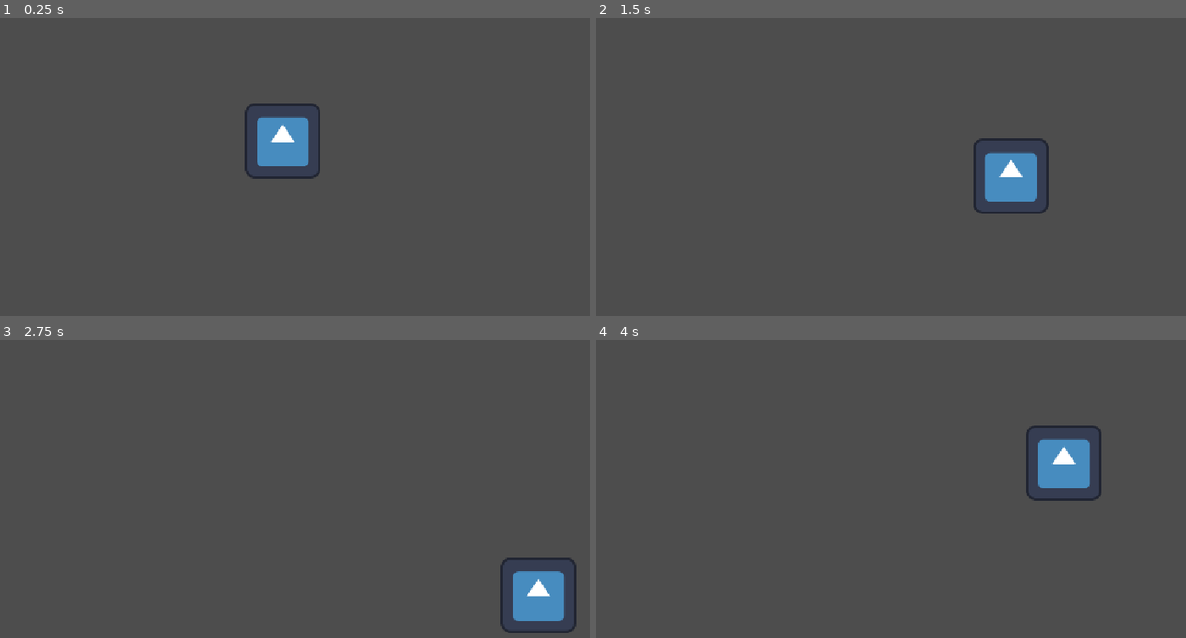
Above: before the commit, frames 1-4 (two rows, left to right).
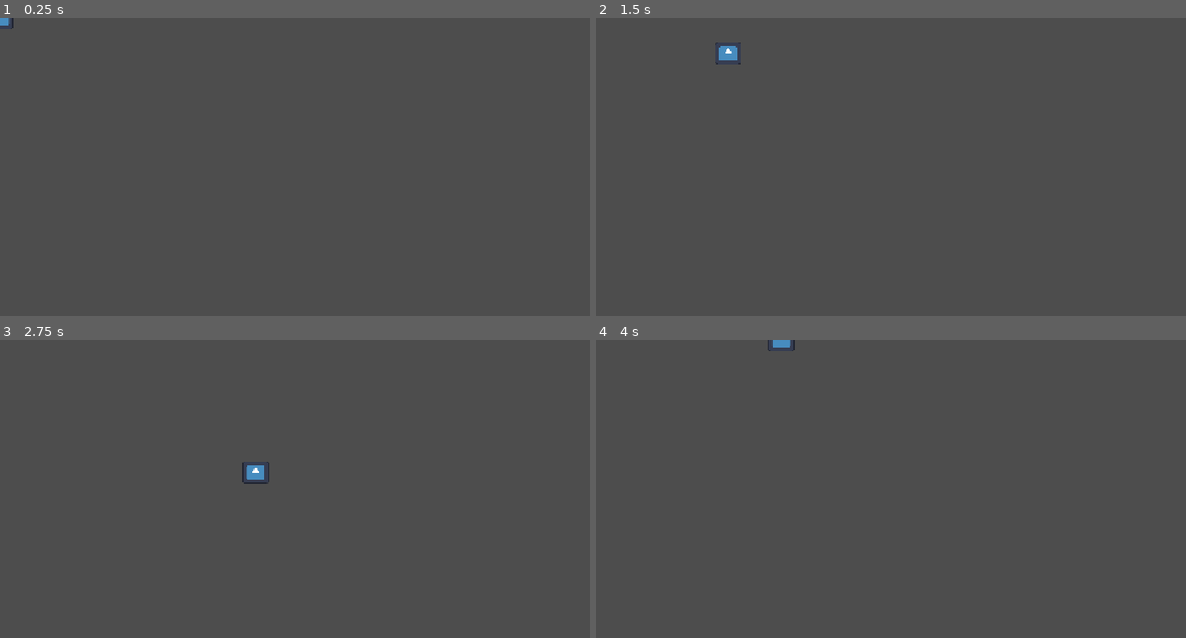
Above: after the commit, the same moments.

Repository: DevLucasOnly/DevLucasOnly-SurviveGD-Prototipo-de-Sobrevivencia-2D
Game: Godot game, scene res://scenes/Player.tscn
Same seed, same stepped clock (60 frames per second), same inputs: the game is played once before the commit and once after it. The engine's default icon, where the game draws it, is replaced by a stand-in: a white triangle on a blue panel in a dark square.
Inputs:
- Up to frame 1 (0.25 s): no input
- Up to frame 2 (1.5 s): tap Enter at 0.5 s; hold D (move_right) 0.53-1.28 s; hold S (move_down) from 1.28 s (still down)
- Up to frame 3 (2.75 s): release S (move_down) at 2.03 s; hold D (move_right) from 2.03 s (still down)
- Up to frame 4 (4 s): release D (move_right) at 2.78 s; hold W (move_up) 2.78-3.53 s; hold A (move_left) from 3.53 s (still down)

The runs differ from the first frame. In frame 1, 1.9% of the frame differs, in the area x 0-55%, y 0-54%; in frame 2, 2.0%; in frame 3, 2.1%, in the area x 41-98%, y 40-99%; in frame 4, 2.0%.

Commit message:
Cria cena World com limites fisicos e instancia o Player

Diff:
--- a/scenes/Player.tscn
+++ b/scenes/Player.tscn
@@ -4,15 +4,14 @@
 [ext_resource type="Script" uid="uid://c7m4o7cacraer" path="res://scripts/player.gd" id="1_i0ldb"]
 
 [sub_resource type="RectangleShape2D" id="RectangleShape2D_snp6e"]
-size = Vector2(124, 125)
+size = Vector2(42, 36.5)
 
 [node name="Player" type="CharacterBody2D" unique_id=1449373304]
 script = ExtResource("1_i0ldb")
 
 [node name="Sprite2D" type="Sprite2D" parent="." unique_id=691460397]
-position = Vector2(481, 209)
+scale = Vector2(0.3515625, 0.296875)
 texture = ExtResource("1_hm63v")
 
 [node name="CollisionShape2D" type="CollisionShape2D" parent="." unique_id=431914994]
-position = Vector2(481, 210)
 shape = SubResource("RectangleShape2D_snp6e")
--- /dev/null
+++ b/scenes/world.tscn
@@ -0,0 +1,45 @@
+[gd_scene format=3 uid="uid://pqc1qi0tj223"]
+
+[ext_resource type="PackedScene" uid="uid://k4l4cem25ra1" path="res://scenes/Player.tscn" id="1_nnsk1"]
+
+[sub_resource type="RectangleShape2D" id="RectangleShape2D_snp6e"]
+size = Vector2(1153, 11)
+
+[sub_resource type="RectangleShape2D" id="RectangleShape2D_b8bbj"]
+size = Vector2(1153.5, 13)
+
+[sub_resource type="RectangleShape2D" id="RectangleShape2D_wlwps"]
+size = Vector2(13, 669)
+
+[sub_resource type="RectangleShape2D" id="RectangleShape2D_13mlu"]
+size = Vector2(12.5, 671)
+
+[node name="World" type="Node2D" unique_id=2064019119]
+
+[node name="Player" parent="." unique_id=1449373304 instance=ExtResource("1_nnsk1")]
+position = Vector2(559, 320)
+
+[node name="Parede_Topo" type="StaticBody2D" parent="." unique_id=15322827]
+
+[node name="CollisionShape2D" type="CollisionShape2D" parent="Parede_Topo" unique_id=816903526]
+position = Vector2(579.5, -6.5)
+shape = SubResource("RectangleShape2D_snp6e")
+
+[node name="Parede_Base" type="StaticBody2D" parent="." unique_id=1658656696]
+position = Vector2(-1, 0)
+
+[node name="CollisionShape2D" type="CollisionShape2D" parent="Parede_Base" unique_id=1032162031]
+position = Vector2(576.75, 654.5)
+shape = SubResource("RectangleShape2D_b8bbj")
+
+[node name="Parede_Esq" type="StaticBody2D" parent="." unique_id=1436513536]
+
+[node name="CollisionShape2D" type="CollisionShape2D" parent="Parede_Esq" unique_id=569956644]
+position = Vector2(-3.5, 324.5)
+shape = SubResource("RectangleShape2D_wlwps")
+
+[node name="Parede_Dir" type="StaticBody2D" parent="." unique_id=1135947968]
+
+[node name="CollisionShape2D" type="CollisionShape2D" parent="Parede_Dir" unique_id=284139546]
+position = Vector2(1162.75, 323.5)
+shape = SubResource("RectangleShape2D_13mlu")
